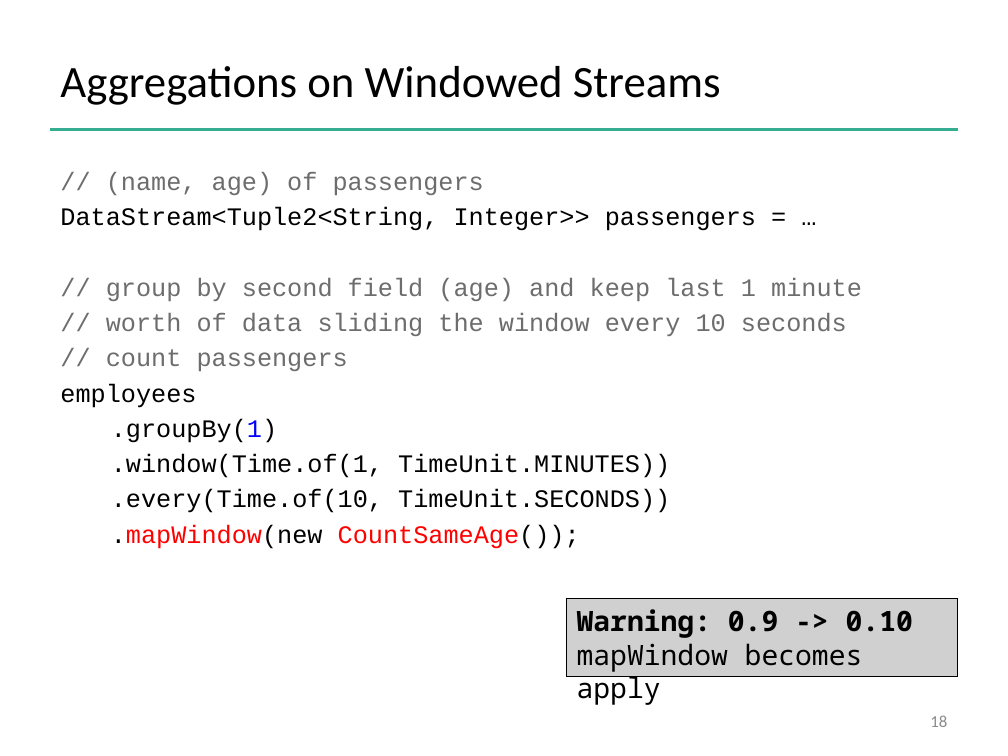
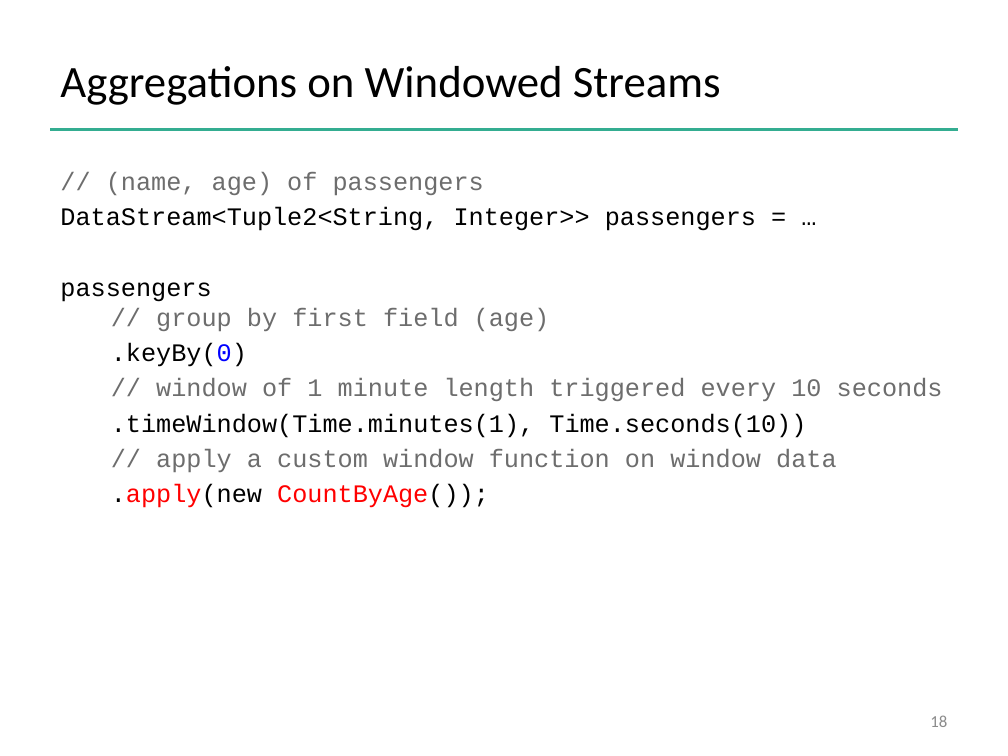
Before and after one commit to dataArtisans/flink-training-web, a slide deck: slide 18 of slides/flink_stream_advanced.pptx. Drawn at 1008x756 pixels with LibreOffice and Linux fonts; fonts in the diff are those of the drawing; grey boxes stand for pictures; background and template pictures are left out. Boxes give left, top, right and bottom in pixels: in the first picture for what was removed or moved away, otherwise in the second. Text is boxed around its words. In the diff, an @@ line names an element or a change of style, - is before the commit and + after.

```diff
--- a/slides/flink_stream_advanced.pptx
+++ b/slides/flink_stream_advanced.pptx
@@ text at (60, 282, 943, 508): text changed @@
-// group by second field (age) and keep last 1 minute
-// worth of data sliding the window every 10 seconds
-// count passengers
-employees
-.groupBy(1)
-.window(Time.of(1, TimeUnit.MINUTES))
-.every(Time.of(10, TimeUnit.SECONDS))
-.mapWindow(new CountSameAge());
+passengers
+// group by first field (age)
+.keyBy(0)
+// window of 1 minute length triggered every 10 seconds
+.timeWindow(Time.minutes(1), Time.seconds(10))
+// apply a custom window function on window data
+.apply(new CountByAge());
@@ picture removed at (566, 599, 958, 676) @@
-Warning: 0.9 -> 0.10
-mapWindow becomes apply
```
Also in this commit, not shown: 20 other slides changed, 2 slides added, 6 slides removed, 26 other files.
